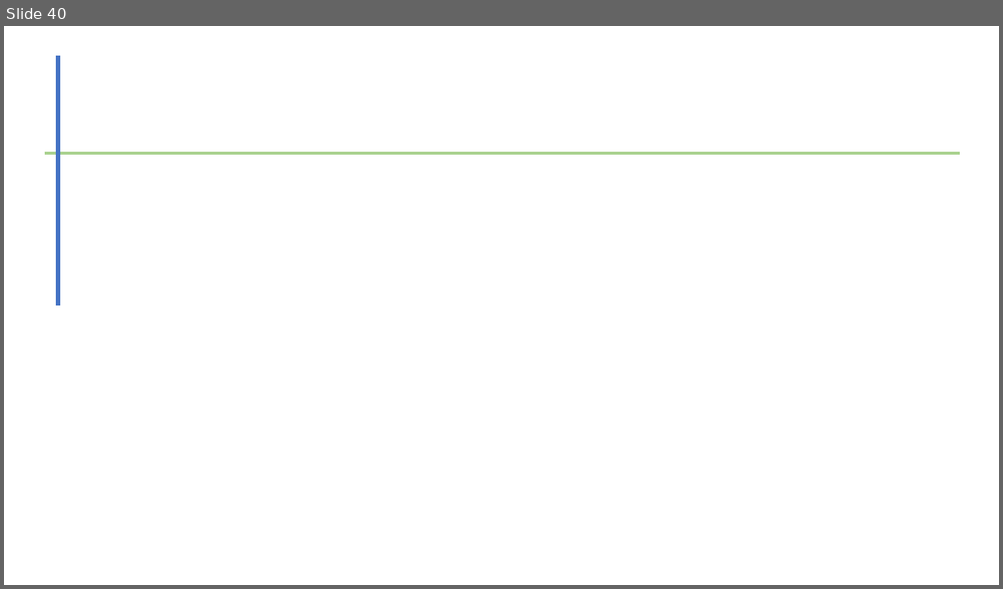
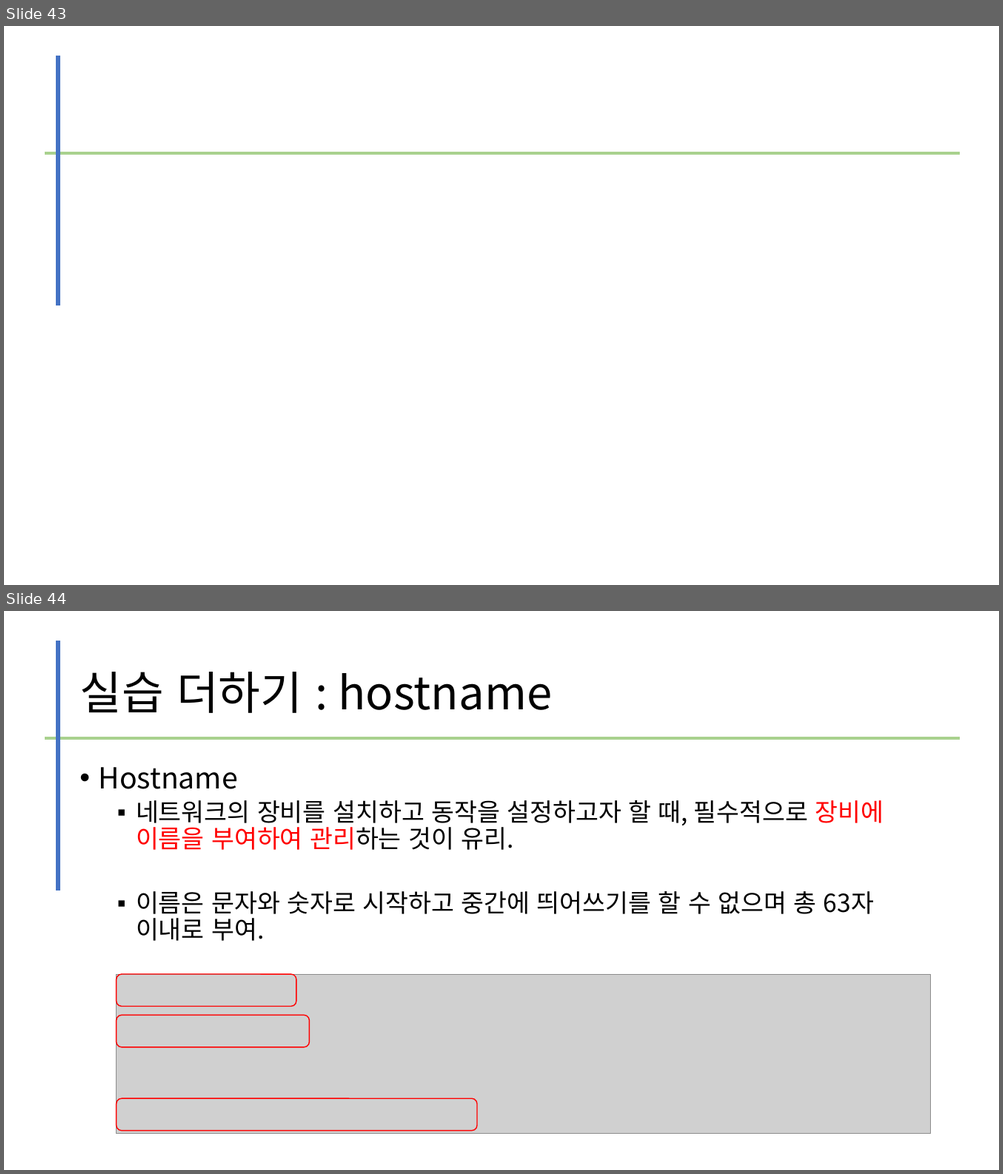
Before and after one commit to kig2929kig/network, a slide deck: L2L3 스위치 구축.pptx. Shown one above the other, each under a label of ours: slide 40 before the commit, slides 43 and 44 after it. The pictures are 1003x589 and 1003x1174 pixels, drawn with LibreOffice and Linux fonts; fonts in the diff are those of the drawing; grey boxes stand for pictures. Boxes give left, top, right and bottom in pixels: in the first picture for what was removed or moved away, otherwise in the second. Text is boxed around its words. In the diff, an @@ line names an element or a change of style, - is before the commit and + after.

```diff
--- a/L2L3 스위치 구축.pptx
+++ b/L2L3 스위치 구축.pptx
@@ slide 44 added at <box>4,611,999,1170</box>, background #FFFFFF @@
@@ line added from (58, 641) to (58, 891), #4472C4 4.5 pt @@
@@ title added at <box>79,672,552,713</box>, 44 pt, text #000000 @@
+실습 더하기 : hostname
@@ line added from (44, 738) to (960, 738), #A9D18E 3 pt @@
@@ text added at <box>99,767,883,941</box>, 24 pt, text #000000 @@
+• Hostname
+  ▪ 네트워크의 장비를 설치하고 동작을 설정하고자 할 때, 필수적으로 장비에 이름을 부여하여 관리하는 것이 유리.
+  ▪ 이름은 문자와 숫자로 시작하고 중간에 띄어쓰기를 할 수 없으며 총 63자 이내로 부여.
@@ picture added at <box>116,974,930,1134</box> @@
@@ rounded rectangle added at <box>116,974,296,1006</box>, outline #FF0000 1 pt @@
@@ rounded rectangle added at <box>116,1015,309,1048</box>, outline #FF0000 1 pt @@
@@ rounded rectangle added at <box>116,1099,476,1131</box>, outline #FF0000 1 pt @@
@@ what was slide 40 is now slide 43 @@
```
Also in this commit, not shown: 1 slide changed, 10 other slides added, 6 slides removed.
